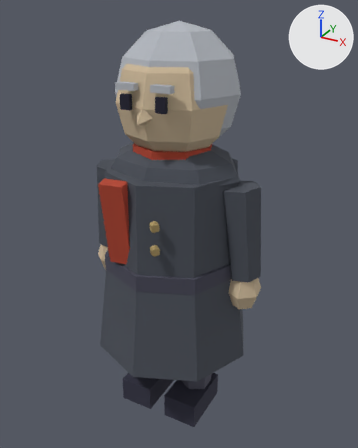
Renders of the glTF model assets/models/characters/mara.glb from each side of a commit.
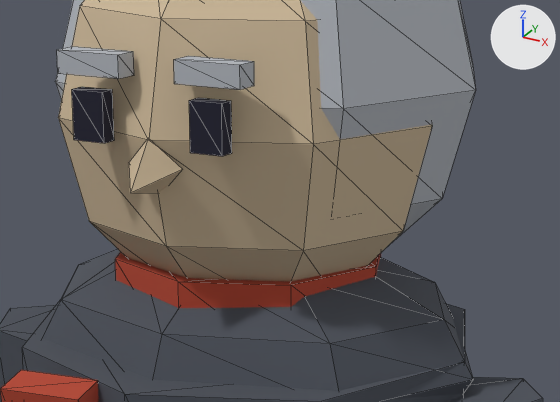
There are two pictures of each version: one whole from a 50 mm camera at (0.984, -1.741, 1.81) aimed at (0.009, 0.032, 0.924), one close up on the part from 27% to 74% of the width and 15% to 42% of the height. Every picture has the same lights, and +X, +Y and +Z are marked at upper right. The older version's two pictures come first. The close-ups show mesh edges as thin lines. Where no turn or scale is listed for an object, it has been applied to the vertices. Vertices at exactly the same position are counted once.

The older version as bpy lines, for what is in view:
```python
me_mara_armr = bpy.data.meshes.new('mara_ArmR')
me_mara_armr.from_pydata(...)  # 32 vertices, 56 faces; spans x -0.11..0.084, y -0.08..0.089, z -0.553..0.009
# faces by material slot: [20, 36]
me_mara_armr.materials.append(mat_slate_d30)  # dark grey #4b5059
me_mara_armr.materials.append(mat_driftwood_l10)  # beige #ceba9a
me_mara_head = bpy.data.meshes.new('mara_Head')
me_mara_head.from_pydata(...)  # 163 vertices, 294 faces; spans x -0.265..0.265, y -0.263..0.37, z -0.027..0.51
# faces by material slot: [86, 24, 184]
me_mara_head.materials.append(mat_driftwood_l10)  # beige #ceba9a
me_mara_head.materials.append(mat_ink)  # dark blue #1b1b2f
me_mara_head.materials.append(mat_silverfog_d10)  # light grey #b3b8bf
me_mara_torso = bpy.data.meshes.new('mara_Torso')
me_mara_torso.from_pydata(...)  # 146 vertices, 256 faces; spans x -0.36..0.36, y -0.36..0.36, z -0.38..0.575
# faces by material slot: [136, 20, 28, 32, 40]
me_mara_torso.materials.append(mat_slate_d30)  # dark grey #4b5059
me_mara_torso.materials.append(mat_driftwood_l10)  # beige #ceba9a
me_mara_torso.materials.append(mat_ink_l20)  # greyish blue #494959
me_mara_torso.materials.append(mat_kindle_d30)  # brown #ab9563
me_mara_torso.materials.append(mat_coal)  # red #b5452f
ob_armr = bpy.data.objects.new('ArmR', me_mara_armr)
ob_armr.location = (-0.3, 0.0, 1.16)
ob_head = bpy.data.objects.new('Head', me_mara_head)
ob_head.location = (0.0, 0.0, 1.25)
ob_torso = bpy.data.objects.new('Torso', me_mara_torso)
ob_torso.location = (0.0, 0.0, 0.74)
# also in view: 'ArmL' at (0.313, 0.004, 0.888)
```
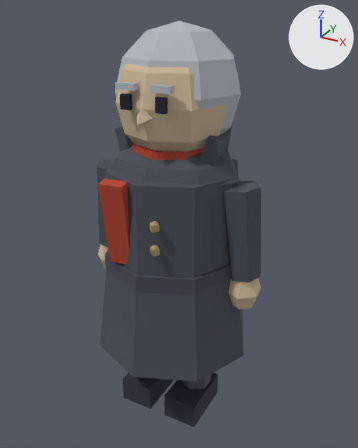
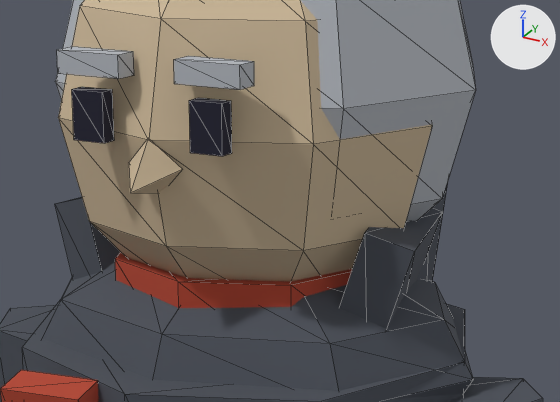
Changed parts and their boxes (x1, y1, x2, y2) in the close-ups (560 x 402 px):
```json
{"object": "Torso", "change": "reshaped", "before": [0, 249, 473, 402], "after": [0, 178, 473, 402]}
{"part": 1, "of": "me_mara_torso", "change": "added", "after": [55, 178, 449, 329]}
```

Scene script edits in JSON lines:
```json
{"block": "me_mara_torso", "where": "# used by ob_torso; location = (0.0, 0.0, 0.74)"}
{"op": "remove", "block": "me_mara_torso", "code": "me_mara_torso.from_pydata(...)  # 146 vertices, 256 faces; spans x -0.36..0.36, y -0.36..0.36, z -0.38..0.575"}
{"op": "add", "block": "me_mara_torso", "code": "me_mara_torso.from_pydata(...)  # 170 vertices, 292 faces; spans x -0.36..0.36, y -0.36..0.36, z -0.38..0.654"}
{"block": "me_mara_torso", "change": "me_mara_torso part 1"}
{"block": "me_mara_torso", "change": "24 vertices are added at x -0.247..0.247, y -0.09..0.188, z 0.44..0.654"}
{"block": "me_mara_torso", "change": "36 new faces join them, mat_slate_d30 (dark grey #4b5059)"}
```
